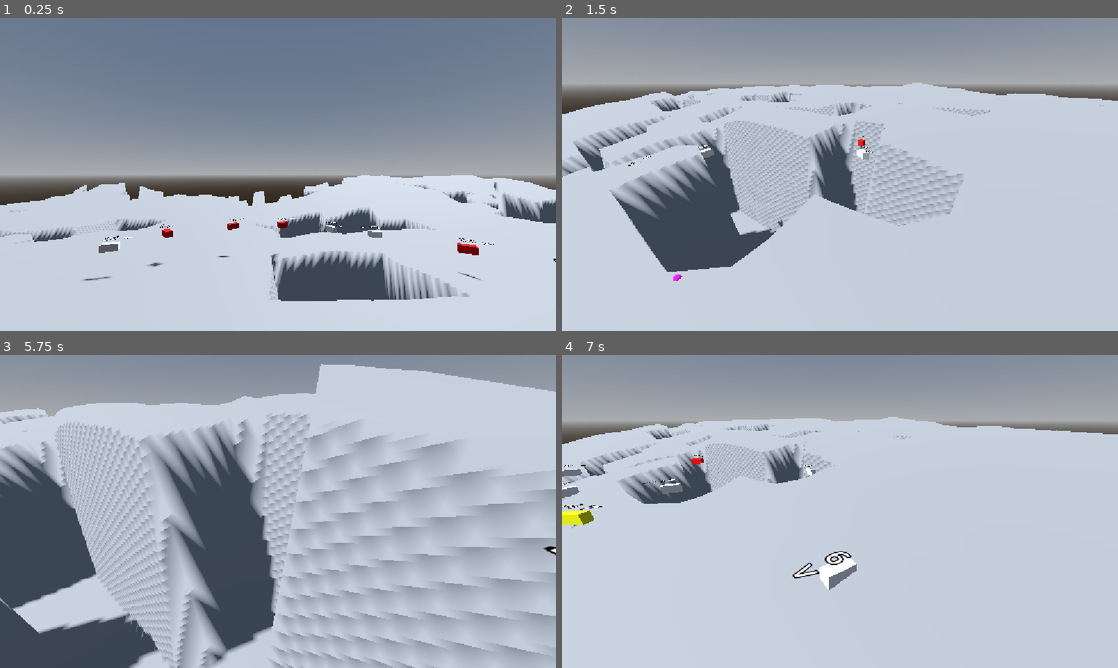
Above: before the commit, frames 1-4 (two rows, left to right).
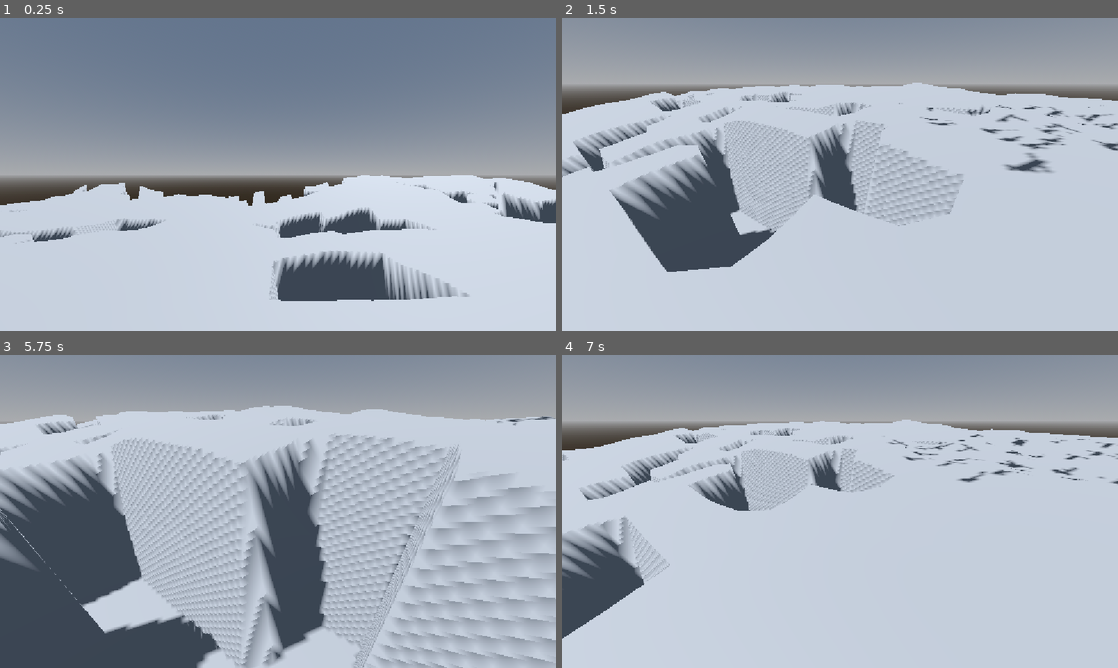
Above: after the commit, the same moments.

Repository: rubedo-red/AI-ICA
Game: Godot game, scene res://main_scene.tscn
Same seed, same stepped clock (60 frames per second), same inputs: the game is played once before the commit and once after it.
Inputs (mouse positions are in pixels of both pictures, inside the frame that each line leads up to):
- Up to frame 1 (0.25 s): no input
- Up to frame 2 (1.5 s): move the mouse to (962, 158) at 0.52 s; hold Right mouse button (camera_player_3d_look) 0.53-1.28 s; click (962, 158) at 0.67 s; move the mouse to (812, 174) at 1.27 s; tap S (camera_player_3d_move_backwards) at 1.35 s; click (812, 174) at 1.42 s
- Up to frame 3 (5.75 s): move the mouse to (333, 442) at 2.02 s; hold Q (camera_player_3d_move_downwards) 2.03-2.78 s; click (333, 442) at 2.17 s; move the mouse to (250, 574) at 2.77 s; tap W (camera_player_3d_move_forwards) at 2.85 s; click (250, 574) at 2.92 s; tap Enter at 3.5, 5 s; move the mouse to (444, 558) at 3.52 s; tap A (camera_player_3d_move_leftwards) at 3.6 s; click (444, 558) at 3.67 s; tap Space at 4.25 s; move the mouse to (111, 464) at 4.27 s; tap D (camera_player_3d_move_rightwards) at 4.35 s; click (111, 464) at 4.42 s; move the mouse to (305, 511) at 5.02 s; hold E (camera_player_3d_move_upwards) from 5.03 s (still down); click (305, 511) at 5.17 s
- Up to frame 4 (7 s): move the mouse to (756, 433) at 5.77 s; release E (camera_player_3d_move_upwards) at 5.78 s; right-click (756, 433) at 5.85 s; click (756, 433) at 5.92 s; move the mouse to (962, 495) at 6.52 s; tap S (camera_player_3d_move_backwards) at 6.6 s; click (962, 495) at 6.67 s

The runs differ from the first frame. In frame 1, 0.7% of the frame differs, in the area x 14-100%, y 64-86%; in frame 2, 1.2%; in frame 3, 42%, in the area x 0-100%, y 2-100%; in frame 4, 13%.

Commit message:
fixed flocking

Diff:
--- a/boid.gd
+++ b/boid.gd
@@ -1,13 +1,17 @@
+class_name Boid
 extends Node3D
 
 var id: int
+var stop: bool = false
 var pullStrength:float
 var cohesionSize:float
 var seperationSize:float
 var forward_dir:Vector3
+var distance
 var mat
+var copyBoids
 
-func setup( boid_id : int = 0, boid_cohesion_strength : float = 1,boid_cohesion_size : float = 3.0, boid_seperation_size : float = 0.3 ) -> void:
+func setup( boid_id : int = 0, boid_cohesion_strength : float = 1.0,boid_cohesion_size : float = 3.0, boid_seperation_size : float = 0.6 ) -> void:
 	id=boid_id
 	pullStrength = boid_cohesion_strength
 	cohesionSize = boid_cohesion_size
@@ -23,40 +27,50 @@
 	global_position.z += randf_range(-1,1.3)* delta
 
 func _direction_move(delta:float):
-	global_rotation.y += randf_range(-0.05,0.05)
-	forward_dir = transform.basis.z
-	global_translate(forward_dir*.5*delta)
+	if distance <cohesionSize:
+		global_rotation.y += randf_range(-0.05,0.05)
+	global_translate(forward_dir*1.5*delta)
 
 # keeps all boids within range of one another by using their average position and pulling them back when they leave the cohesion bubble
-func _cohesion_test(dist : float, parent_pos: Vector3, delta:float ) ->void:
-	var dir_to_parent: Vector3 = (parent_pos - position).normalized()
+func _cohesion_test(dist : float, parent_pos: Vector3, delta:float ) ->bool:
+	var dir_to_parent: Vector3 = (parent_pos - global_transform.origin).normalized()
 	var angle_r = forward_dir.angle_to(dir_to_parent)
 	var angle_d = rad_to_deg(angle_r)
+
 	if dist > cohesionSize:
-		if angle_d > 60:
-			rotation_degrees.y -= angle_d*pullStrength*delta
-			mat.albedo_color = Color(1,0,0)
+		mat.albedo_color = Color(1,0.6,0)
+		if angle_d>10:
+			var cross_dir = forward_dir.cross(dir_to_parent)
+			var turn_sign = sign(cross_dir.y)
+			rotation.y = lerp_angle(rotation.y, rotation.y + angle_r * turn_sign, delta * 3.0)
+			mat.albedo_color = Color(1, 0, 0)
+			return false
+	return true
 
-func _seperation_test(delta:float)->void:
-	var boids = get_parent_node_3d().get_children()
+func _seperation_test(delta:float)->bool:
 	var dir_to_other: Vector3
-	for boid in boids:
+	if distance >cohesionSize:
+		return	true
+	for boid in copyBoids:
 		if boid.name == name:
 			continue
 		dir_to_other = (boid.global_position - position).normalized()
 		var angle_r = forward_dir.angle_to(dir_to_other)
-		var angle_d = rad_to_deg(angle_r)
 		var dist = global_position.distance_to(boid.global_position)
 		if dist < seperationSize:
-
-			rotation_degrees.y += angle_d*pullStrength*delta
-			boid.rotation_degrees.y -= angle_d*pullStrength*delta
+			mat.albedo_color = Color(0.917, 0.317, 0.444, 1.0)
+			var cross_dir = forward_dir.cross(dir_to_other)
+			var turn_sign = sign(cross_dir.y)
+			rotation.y = lerp_angle(rotation.y, rotation.y - angle_r * turn_sign, delta * 3)
 			mat.albedo_color = Color(1,1,0)
+			return false
+	return true
 
 
 
 # Called when the node enters the scene tree for the first time.
 func _ready() -> void:
+	forward_dir = global_transform.basis.z.normalized()
 	rotation.y = randf_range(0,360)
 	var mesh_node = get_node("CollisionShape3D/MeshInstance3D") as MeshInstance3D
 	mat = mesh_node.get_active_material(0) as StandardMaterial3D
@@ -69,12 +83,18 @@
 
 # Called every frame. 'delta' is the elapsed time since the previous frame.
 func _process(delta: float) -> void:
+	forward_dir = global_transform.basis.z.normalized()
+	copyBoids =get_parent_node_3d().get_children()
 	var parent_position = get_parent_node_3d().position
-	var distance = global_position.distance_to(parent_position)
+	distance = global_position.distance_to(parent_position)
 	mat.albedo_color = Color(1,1,1)
-	_cohesion_test(distance,parent_position,delta)
-	_seperation_test(delta)
-	_direction_move(delta)
+
+
+	if  _seperation_test(delta) and _cohesion_test(distance,parent_position,delta):
+		if stop == false:
+			_direction_move(delta)
+	else:
+		_direction_move(delta)
 
 
 	pass
--- a/boid.tscn
+++ b/boid.tscn
@@ -1,6 +1,7 @@
 [gd_scene format=3 uid="uid://t7ygvn2r70k7"]
 
 [ext_resource type="Script" uid="uid://et3m5gnqgxja" path="res://boid.gd" id="1_xur1n"]
+[ext_resource type="PackedScene" uid="uid://cdtihabsqsq7x" path="res://assets/models/Guy_v0.1.glb" id="2_rwlh6"]
 
 [sub_resource type="BoxShape3D" id="BoxShape3D_un08l"]
 size = Vector3(0.1, 0.1, 0.1)
@@ -24,7 +25,7 @@
 mesh = SubResource("BoxMesh_un08l")
 
 [node name="bLabel" type="Label3D" parent="CollisionShape3D/MeshInstance3D" unique_id=395443958]
-transform = Transform3D(5, 0, 0, 0, 0.024500769, 4.99994, 0, -4.99994, 0.024500769, -0.001636371, 0.11196864, 0)
+transform = Transform3D(-5, 0, -4.371139e-07, 0, 5, 0, 4.371139e-07, 0, -5, -0.001636371, 0.49959677, -0.10883427)
 pixel_size = 0.0006
 text = "Boid: "
 font_size = 60
@@ -34,3 +35,6 @@
 pixel_size = 0.0001
 text = "V"
 font_size = 60
+
+[node name="Guy_v0_1" parent="CollisionShape3D" unique_id=359717293 instance=ExtResource("2_rwlh6")]
+transform = Transform3D(-3.059797e-09, 0, -0.07, 0, 0.07, 0, 0.07, 0, -3.059797e-09, 0, 0, 0)
--- a/main_scene.tscn
+++ b/main_scene.tscn
@@ -28,6 +28,7 @@
 shadow_enabled = true
 
 [node name="Unit" parent="." unique_id=1300394952 node_paths=PackedStringArray("map") instance=ExtResource("1_0f027")]
+transform = Transform3D(1, 0, 0, 0, 1, 0, 0, 0, 1, 0, 5.3642287, 0)
 map = NodePath("../Map")
 
 [node name="Camera3D" type="Camera3D" parent="." unique_id=509767697]
--- a/unit.gd
+++ b/unit.gd
@@ -12,10 +12,15 @@
 #Previous position on the last tick stored as a Vector3d
 var previousTile
 
+#Boid variables distributed by the unit
+var pullStrength:float
+var cohesionSize:float
+var seperationSize:float
+
 
 @export var map: Node3D
 
-func _init(_boids: int =20, _cohesion: float = 3):
+func _init(_boids: int =50, _cohesion: float = 3):
 	startingBoids=_boids
 	cohesion=_cohesion
 
@@ -32,10 +37,10 @@
 		push_error("Failed to load boid: res://boid.tscn")
 		return
 
-	var instance: Node3D = scene.instantiate()
+	var instance: Boid = scene.instantiate()
 
 	instance.position = newPosition
-	instance.setup(id)
+	instance.setup(id,)
 
 	instance.name = "Boid"+str(id)
 	add_child(instance)
